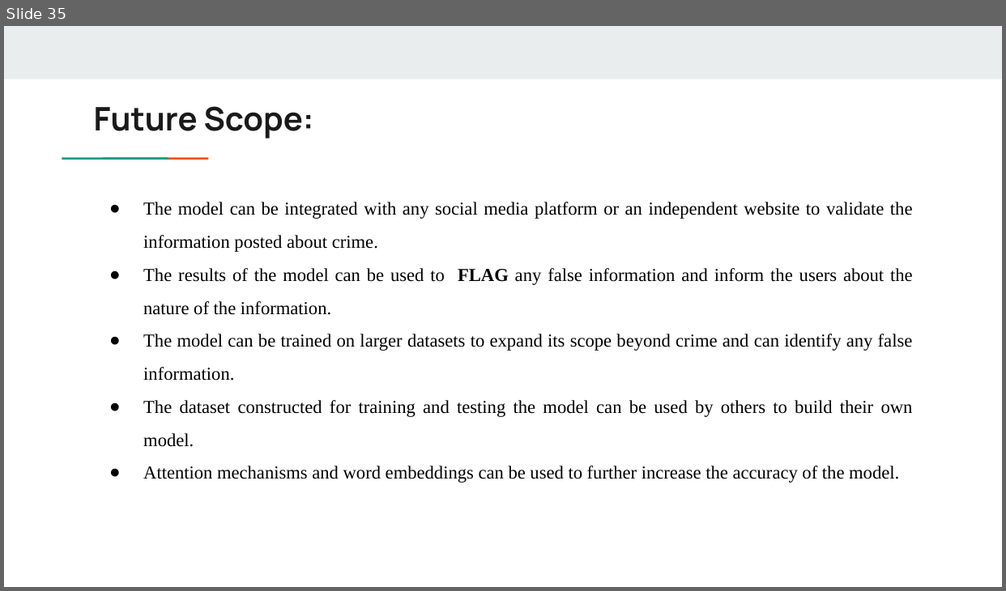
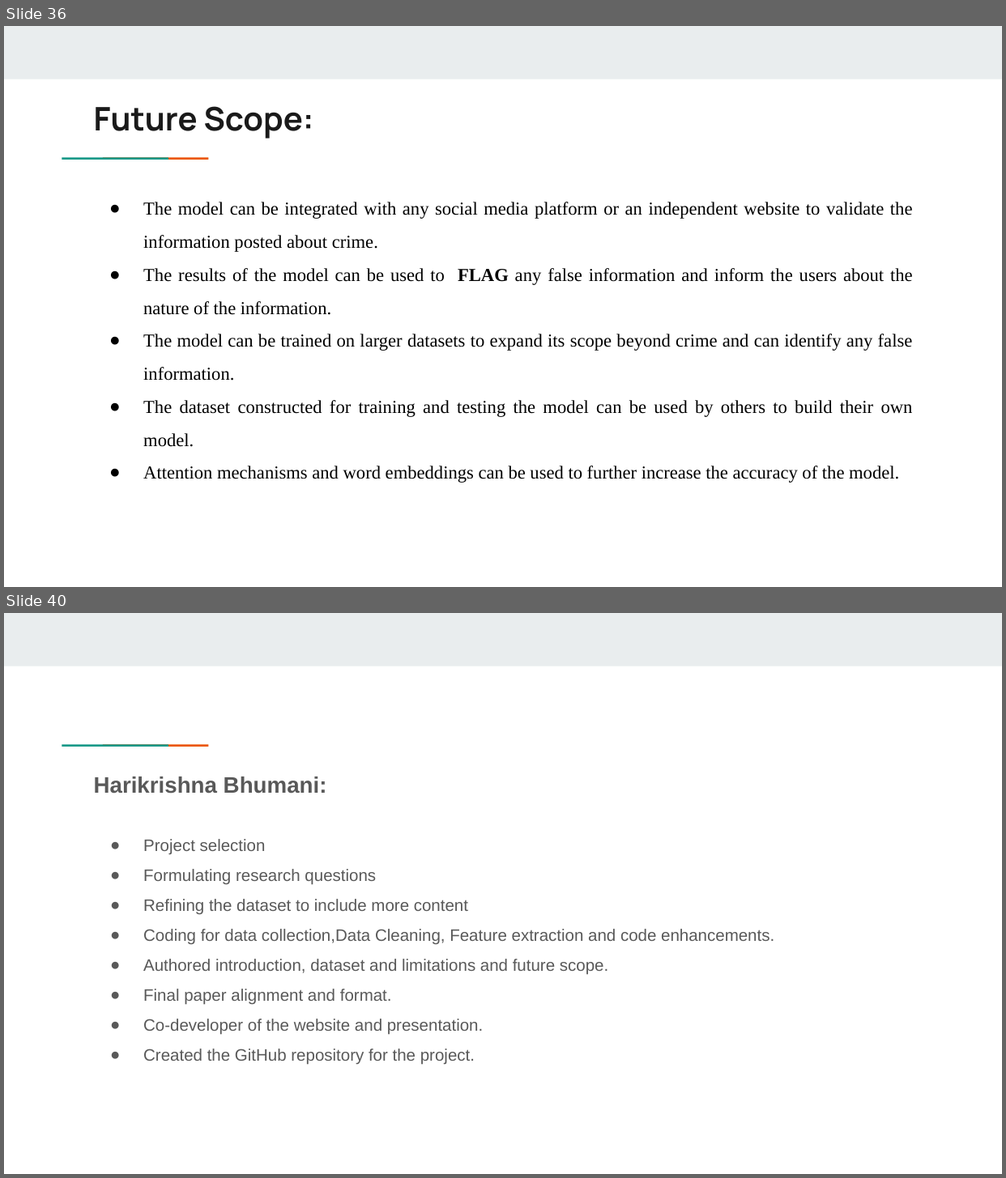
Before and after one commit to haribhumani/capstone_project, a slide deck: Fake_News_Detection_PPT.pptx. Shown one above the other, each under a label of ours: slide 35 before the commit, slides 36 and 40 after it; the slides between them are not shown. The pictures are 1006x591 and 1006x1178 pixels, drawn with LibreOffice and Linux fonts; fonts in the diff are those of the drawing. Boxes give left, top, right and bottom in pixels: in the first picture for what was removed or moved away, otherwise in the second. Text is boxed around its words. In the diff, an @@ line names an element or a change of style, - is before the commit and + after.

```diff
--- a/Fake_News_Detection_PPT.pptx
+++ b/Fake_News_Detection_PPT.pptx
@@ slide 40 added at (4, 613, 1002, 1174), background #FFFFFF; not listed: 3 template elements that a slide beside it also shows @@
@@ title added at (94, 777, 327, 794), 16.2 pt, text #595959, bold @@
+Harikrishna Bhumani:
@@ text added at (143, 839, 774, 1065), 12 pt, text #595959 @@
+● Project selection
+● Formulating research questions
+● Refining the dataset to include more content
+● Coding for data collection,Data Cleaning, Feature extraction and code enhancements.
+● Authored introduction, dataset and limitations and future scope.
+● Final paper alignment and format.
+● Co-developer of the website and presentation.
+● Created the GitHub repository for the project.
@@ what was slide 35 is now slide 36 @@
```
Also in this commit, not shown: 8 slides changed, 6 other slides added, 3 slides removed, 4 other files.
